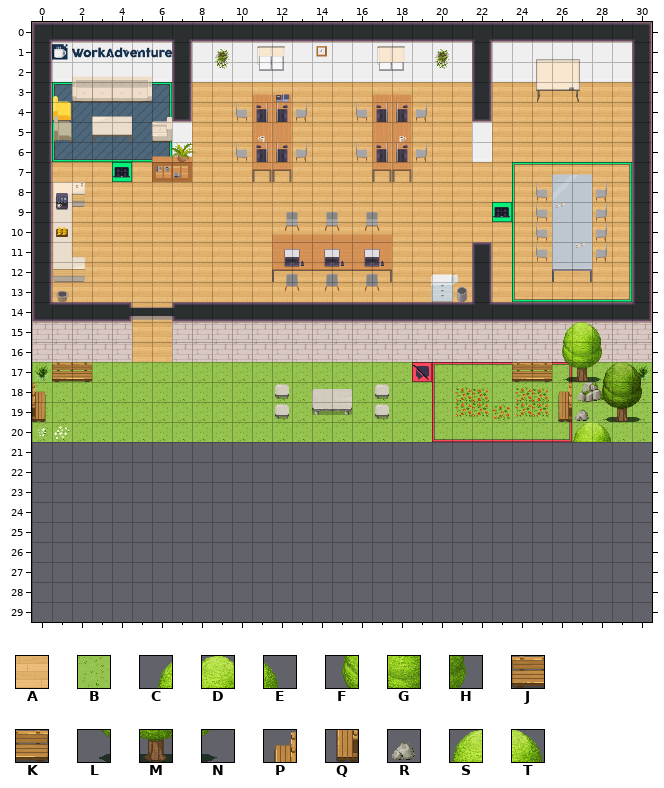
Two states of a Tiled map (JSON), maps/map.json. The picture above is the old version.
Cells are 32x32 px. Shown: x 0..30, y 0..29. The old version is drawn lined up with the new one.
Key: from "Chunk 1": A 3, B 4, C 118, D 119, E 120, F 121, G 122, H 123, J 124, K 125, L 126, M 127, N 128, P 133, Q 137, R 138, S 139, T 140.
_ is an empty cell, # one hidden under a higher layer.
Layers that did not change in this view are not listed.
Layer "floor" before, first column x 0:
16 _____AA________________________
17 BBBBBBBBBBBBBBBBBBBBBBBBBBBBBBB
18 BBBBBBBBBBBBBBBBBBBBBBBBBBBBB#B
19 BBBBBBBBBBBBBBBBBBBBBBBBBBBBBBB
20 BBBBBBBBBBBBBBBBBBBBBBBBBBBBBBB
21 _______________________________
22 _______________________________
23 _______________________________
24 _______________________________
25 _______________________________
26 _______________________________
27 _______________________________
28 _______________________________
29 _______________________________
Layer "furniture" before, first column x 23:
15 ___CDE__
16 ___FGH__
17 _JKLMN__
18 ___P____
19 ___QR___
20 ____ST__
21 ________
22 ________
23 ________
24 ________
25 ________
26 ________
27 ________
28 ________
29 ________
Once edited:
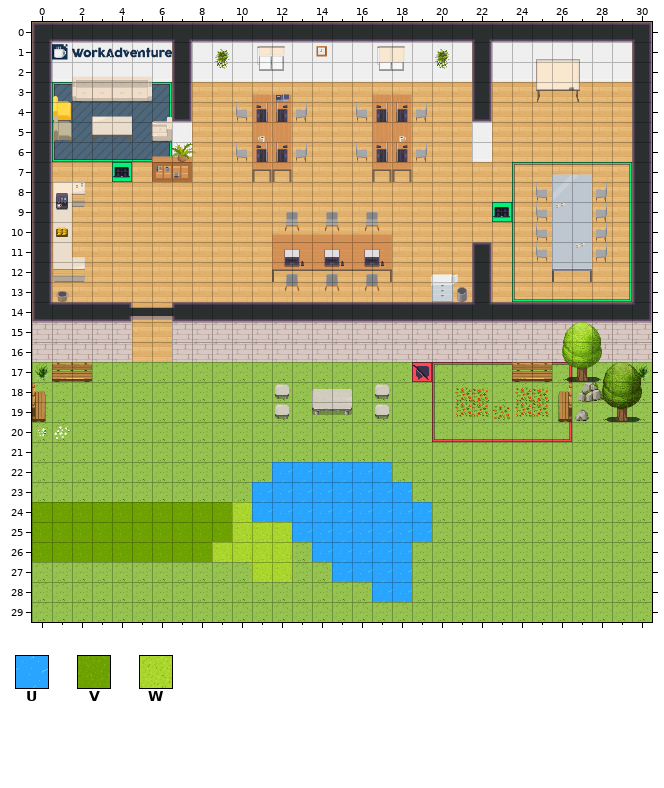
Further tiles: from "Chunk 1": U 5, V 6, W 7.
Commit: Deploying to gh-pages from master @ 7b80bad28fb6c0217b6b3a173f12500ef772fdd7 🚀
The exact change:
Changed rows in their new state; . is an unchanged cell.
map size 31x21 -> 50x30 cells
Layer "floor":
first column x 0:
21 BBBBBBBBBBBBBBBBBBBBBBBBBBBBBBB
22 BBBBBBBBBBBBUUUUUUBBBBBBBBBBBBB
23 BBBBBBBBBBBUUUUUUUUBBBBBBBBBBBB
24 VVVVVVVVVVWUUUUUUUUUBBBBBBBBBBB
25 VVVVVVVVVVWWWUUUUUUUBBBBBBBBBBB
26 VVVVVVVVVWWWWBUUUUUBBBBBBBBBBBB
27 BBBBBBBBBBBWWBBUUUUBBBBBBBBBBBB
28 BBBBBBBBBBBBBBBBBUUBBBBBBBBBBBB
29 BBBBBBBBBBBBBBBBBBBBBBBBBBBBBBB
Layer "furniture":
first column x 27:
20 __
